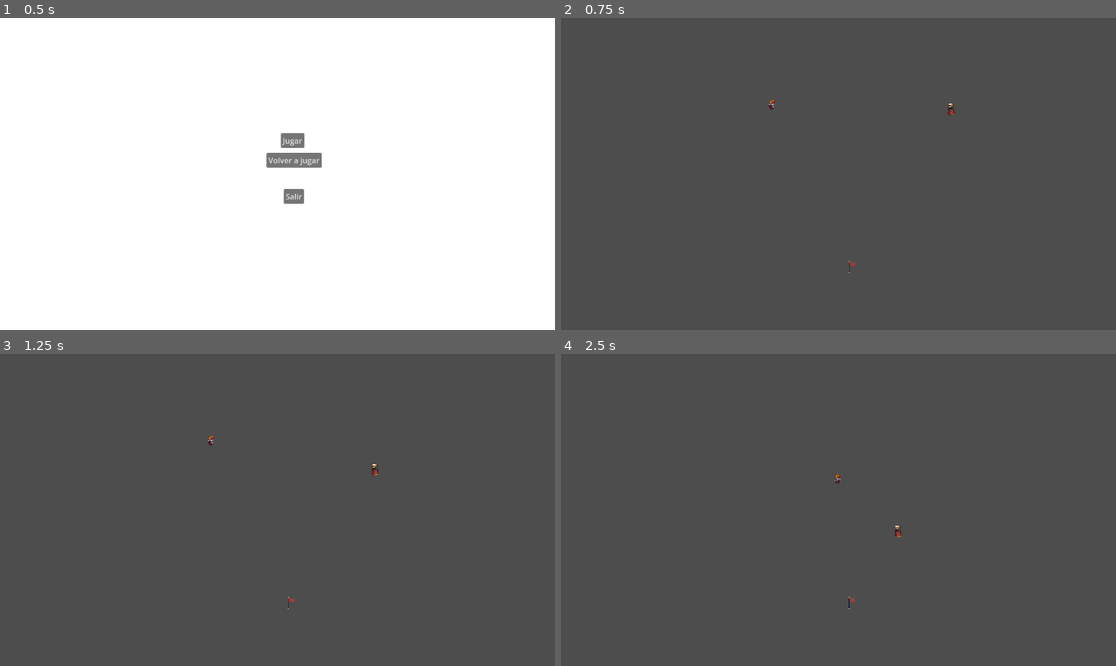
Above: before the commit, frames 1-4 (two rows, left to right).
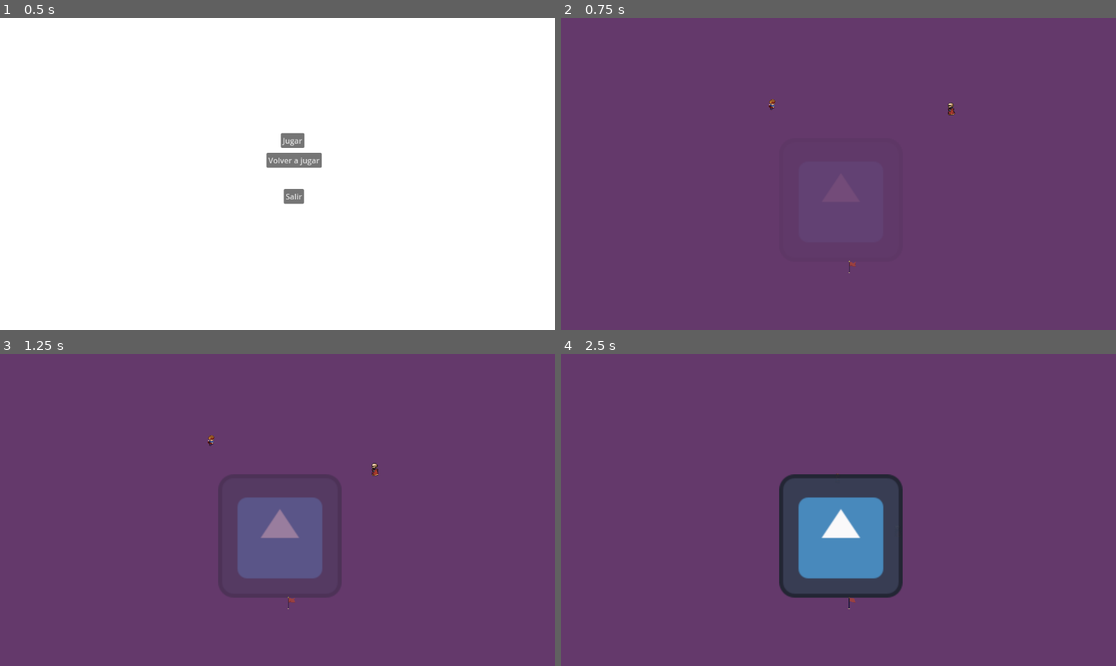
Above: after the commit, the same moments.

Repository: FacundoTupacMM/tpmotores
Game: Godot game, scene res://Escenas/main.tscn
The game is run twice, just before and just after one commit, with the same random seed, the same clock (stepped at 60 frames per second) and the same inputs. The project has no main scene, so this scene is started directly. The engine's default icon, where the game draws it, is replaced by a stand-in: a white triangle on a blue panel in a dark square.
Inputs:
- Up to frame 1 (0.5 s): no input
- Up to frame 2 (0.75 s): click "Jugar" at 0.5 s
- Up to frame 3 (1.25 s): no input
- Up to frame 4 (2.5 s): hold Right (ui_right) 1.28-2.03 s; hold Down (ui_down) from 2.03 s (still down)

Frame 1 is identical in both runs. In frame 2, 100% of the frame differs, in the area x 0-100%, y 0-100%; in frame 3, 96%; in frame 4, 96%.

Commit message:
Create Splash Screen (no funciona)

Diff:
--- a/tpmotores_scipioni_martinez/Escenas/main.tscn
+++ b/tpmotores_scipioni_martinez/Escenas/main.tscn
@@ -1,10 +1,83 @@
-[gd_scene load_steps=6 format=3 uid="uid://b8w0ulcgprl5a"]
+[gd_scene load_steps=13 format=3 uid="uid://b8w0ulcgprl5a"]
 
 [ext_resource type="Script" uid="uid://dg2lwdx1lv8rm" path="res://Scripts/main.gd" id="1_6lbni"]
 [ext_resource type="PackedScene" uid="uid://bafv3syf5npmh" path="res://Escenas/personaje.tscn" id="2_7xwpo"]
 [ext_resource type="PackedScene" uid="uid://cvbgw70kue043" path="res://Escenas/bandera.tscn" id="3_2ia52"]
 [ext_resource type="PackedScene" uid="uid://b1jrxiju7ngcv" path="res://Escenas/enemigo.tscn" id="4_crgrh"]
 [ext_resource type="PackedScene" uid="uid://dg4ota6xi8asd" path="res://Escenas/menu.tscn" id="5_2ia52"]
+[ext_resource type="Script" uid="uid://dwmngb3dkjwe" path="res://Scripts/ss_main.gd" id="6_ktoa8"]
+[ext_resource type="FontFile" uid="uid://cjmm6mc4mo5g8" path="res://Recursos/8-bit-pusab.ttf" id="6_s2ilj"]
+[ext_resource type="Texture2D" uid="uid://bqv060v2w7bqj" path="res://Recursos/icon.svg" id="7_ktoa8"]
+
+[sub_resource type="LabelSettings" id="LabelSettings_1md0r"]
+font_size = 34
+outline_size = 7
+outline_color = Color(0, 0, 0, 1)
+shadow_size = 7
+shadow_color = Color(0.737255, 0.764706, 0.937255, 0.458824)
+shadow_offset = Vector2(5, 5)
+
+[sub_resource type="Animation" id="Animation_s2ilj"]
+resource_name = "Splash_Screen"
+length = 8.0
+step = 2.0
+tracks/0/type = "value"
+tracks/0/imported = false
+tracks/0/enabled = true
+tracks/0/path = NodePath("Sprite2D:modulate")
+tracks/0/interp = 1
+tracks/0/loop_wrap = true
+tracks/0/keys = {
+"times": PackedFloat32Array(0, 2, 4, 6, 8),
+"transitions": PackedFloat32Array(1, 1, 1, 1, 1),
+"update": 0,
+"values": [Color(1, 1, 1, 0), Color(1, 1, 1, 1), Color(1, 1, 1, 1), Color(1, 1, 1, 0), Color(1, 1, 1, 0)]
+}
+tracks/1/type = "value"
+tracks/1/imported = false
+tracks/1/enabled = true
+tracks/1/path = NodePath("Label:modulate")
+tracks/1/interp = 1
+tracks/1/loop_wrap = true
+tracks/1/keys = {
+"times": PackedFloat32Array(0, 2, 4, 6, 8),
+"transitions": PackedFloat32Array(1, 1, 1, 1, 1),
+"update": 0,
+"values": [Color(1, 1, 1, 0), Color(1, 1, 1, 0), Color(1, 1, 1, 1), Color(1, 1, 1, 1), Color(1, 1, 1, 0)]
+}
+
+[sub_resource type="Animation" id="Animation_ktoa8"]
+length = 0.001
+tracks/0/type = "value"
+tracks/0/imported = false
+tracks/0/enabled = true
+tracks/0/path = NodePath("Sprite2D:modulate")
+tracks/0/interp = 1
+tracks/0/loop_wrap = true
+tracks/0/keys = {
+"times": PackedFloat32Array(0),
+"transitions": PackedFloat32Array(1),
+"update": 0,
+"values": [Color(1, 1, 1, 0)]
+}
+tracks/1/type = "value"
+tracks/1/imported = false
+tracks/1/enabled = true
+tracks/1/path = NodePath("Label:modulate")
+tracks/1/interp = 1
+tracks/1/loop_wrap = true
+tracks/1/keys = {
+"times": PackedFloat32Array(0),
+"transitions": PackedFloat32Array(1),
+"update": 0,
+"values": [Color(1, 1, 1, 1)]
+}
+
+[sub_resource type="AnimationLibrary" id="AnimationLibrary_1md0r"]
+_data = {
+&"RESET": SubResource("Animation_ktoa8"),
+&"Splash_Screen": SubResource("Animation_s2ilj")
+}
 
 [node name="Main" type="Node2D"]
 script = ExtResource("1_6lbni")
@@ -21,8 +94,41 @@
 [node name="Menu" parent="." instance=ExtResource("5_2ia52")]
 process_mode = 3
 
+[node name="SSMain" type="Control" parent="."]
+layout_mode = 3
+anchors_preset = 0
+offset_right = 40.0
+offset_bottom = 40.0
+script = ExtResource("6_ktoa8")
+
+[node name="Label" type="Label" parent="SSMain"]
+layout_mode = 0
+offset_left = 134.0
+offset_top = 151.0
+offset_right = 1057.0
+offset_bottom = 214.0
+theme_override_colors/font_color = Color(0, 0, 0, 1)
+theme_override_fonts/font = ExtResource("6_s2ilj")
+text = "DESPERTAR EN LA OSCURIDAD"
+label_settings = SubResource("LabelSettings_1md0r")
+horizontal_alignment = 1
+vertical_alignment = 1
+
+[node name="Sprite2D" type="Sprite2D" parent="SSMain"]
+modulate = Color(1, 1, 1, 0)
+position = Vector2(581, 378)
+scale = Vector2(2, 2)
+texture = ExtResource("7_ktoa8")
+
+[node name="AnimationPlayer" type="AnimationPlayer" parent="SSMain"]
+libraries = {
+&"": SubResource("AnimationLibrary_1md0r")
+}
+autoplay = "Splash_Screen"
+
 [connection signal="gana" from="Bandera" to="." method="_on_bandera_gana"]
 [connection signal="pierde" from="Bandera" to="." method="_on_bandera_pierde"]
 [connection signal="jugar" from="Menu" to="." method="_on_menu_jugar"]
 [connection signal="rejugar" from="Menu" to="." method="_on_menu_rejugar"]
 [connection signal="salir" from="Menu" to="." method="_on_menu_salir"]
+[connection signal="animation_finished" from="SSMain/AnimationPlayer" to="SSMain" method="_on_animation_player_animation_finished"]
--- /dev/null
+++ b/tpmotores_scipioni_martinez/Scripts/ss_main.gd
@@ -0,0 +1,5 @@
+extends Control
+
+func _on_animation_player_animation_finished(anim_name: StringName):
+	get_tree().change_scene("res://Menu.tscn")
+	pass
--- a/tpmotores_scipioni_martinez/project.godot
+++ b/tpmotores_scipioni_martinez/project.godot
@@ -18,3 +18,4 @@
 
 renderer/rendering_method="gl_compatibility"
 renderer/rendering_method.mobile="gl_compatibility"
+environment/defaults/default_clear_color=Color(0.39354, 0.224063, 0.420793, 1)
Binary file added: tpmotores_scipioni_martinez/Recursos/8-bit-pusab.ttf
Not shown, added: tpmotores_scipioni_martinez/Recursos/8-bit-pusab.ttf.import
Not shown, added: tpmotores_scipioni_martinez/Scripts/ss_main.gd.uid
